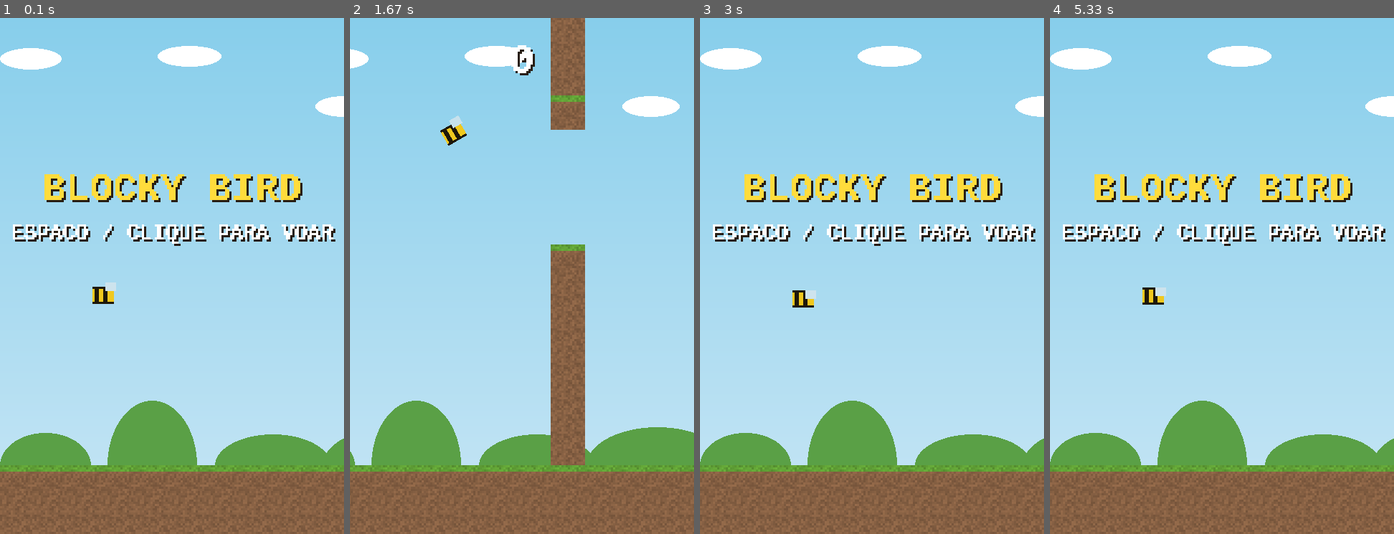
Above: before the commit, frames 1-4 (left to right).
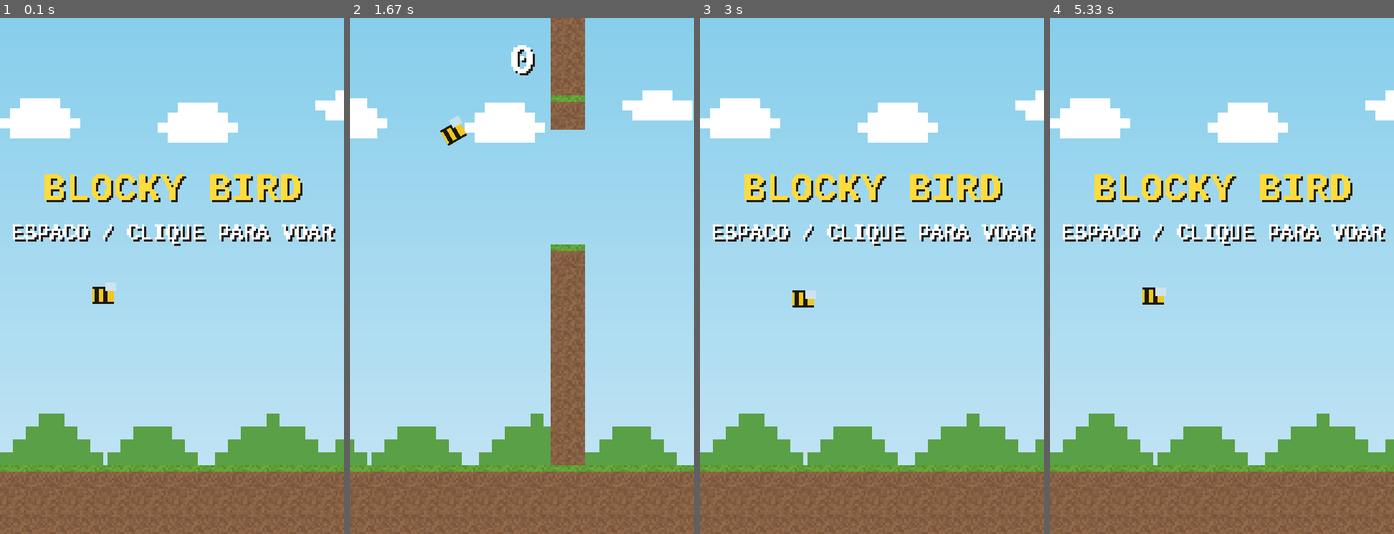
Above: after the commit, the same moments.

Repository: douglaspands/blocky-bird-game
Game: pygame game, started from main.py
Same seed, same stepped clock (60 frames per second), same inputs: the game is played once before the commit and once after it.
Inputs:
- Up to frame 1 (0.1 s): no input
- Up to frame 2 (1.67 s): hold Up 0.33-0.8 s; hold Up 0.83-1.2 s; hold Up 1.23-1.53 s; hold Up from 1.57 s (still down)
- Up to frame 3 (3 s): release Up at 1.93 s; hold Up 1.97-2.27 s; hold Up 2.3-2.67 s; hold Up from 2.7 s (still down)
- Up to frame 4 (5.33 s): release Up at 3 s; hold Up 3.03-3.4 s; hold Up 3.43-3.73 s; hold Up 3.77-4.13 s; hold Up 4.17-4.47 s; hold Up 4.5-4.87 s; hold Up 4.9-5.2 s; hold Up from 5.23 s (still down)

The runs differ from the first frame. In frame 1, 6.4% of the frame differs, in the area x 0-100%, y 5-87%; in frame 2, 5.5%; in frame 3, 6.4%; in frame 4, 6.4%.

Commit message:
Make Overworld clouds and hills blocky instead of rounded
Clouds and hills were drawn with pygame.draw.ellipse, which reads as
smooth/rounded and clashes with the game's voxel/blocky Minecraft
aesthetic used everywhere else (textures, pipes, ground).

Replace both with stacked-rectangle silhouettes (a few randomly
chosen stepped shapes per element, seeded per parallax slot like the
other decor layers) so they render as pixelated blocky puffs and
stepped terrain mounds instead of smooth curves.

Co-Authored-By: Claude Sonnet 5 <noreply@anthropic.com>

Diff:
--- a/src/decor.py
+++ b/src/decor.py
@@ -25,23 +25,50 @@
         idx += 1
 
 
+CLOUD_UNIT = 14
+CLOUD_SHAPES = [
+    # cada linha: (deslocamento em unidades, largura em unidades), de cima para baixo
+    [(2, 4), (1, 6), (0, 8), (1, 6)],
+    [(3, 3), (1, 6), (0, 9), (2, 5)],
+    [(2, 3), (0, 7), (1, 6)],
+]
+
+HILL_UNIT = 18
+HILL_SHAPES = [
+    # cada linha: (deslocamento em unidades, largura em unidades), de cima para baixo (topo -> chao)
+    [(3, 2), (2, 4), (1, 6), (0, 8)],
+    [(4, 1), (2, 5), (1, 7), (0, 9)],
+    [(2, 3), (1, 5), (0, 7)],
+]
+
+
+def _draw_block_shape(
+    surface: pygame.Surface,
+    shape: list[tuple[int, int]],
+    x: int,
+    top_y: int,
+    unit: int,
+    color: tuple[int, int, int],
+) -> None:
+    """Desenha uma forma quadriculada (pilha de retangulos), estilo voxel Minecraft."""
+    for row_i, (col_offset, width_units) in enumerate(shape):
+        y = top_y + row_i * unit
+        rect = pygame.Rect(x + col_offset * unit, y, width_units * unit, unit)
+        pygame.draw.rect(surface, color, rect)
+
+
 def _draw_clouds(surface: pygame.Surface, x: int, idx: int) -> None:
     rng = random.Random(idx * 13 + 1)
-    y = 40 + rng.randint(0, 120)
-    w = rng.randint(50, 90)
-    h = rng.randint(18, 30)
-    rect = pygame.Rect(0, 0, w, h)
-    rect.center = (x + w // 2, y)
-    pygame.draw.ellipse(surface, (255, 255, 255), rect)
+    shape = rng.choice(CLOUD_SHAPES)
+    top_y = 40 + rng.randint(0, 100)
+    _draw_block_shape(surface, shape, x, top_y, CLOUD_UNIT, (255, 255, 255))
 
 
 def _draw_hills(surface: pygame.Surface, x: int, idx: int) -> None:
     rng = random.Random(idx * 17 + 2)
-    w = rng.randint(120, 200)
-    h = rng.randint(40, 90)
-    rect = pygame.Rect(0, 0, w, h * 2)
-    rect.midbottom = (x + w // 2, GROUND_Y + h)
-    pygame.draw.ellipse(surface, (90, 160, 70), rect)
+    shape = rng.choice(HILL_SHAPES)
+    top_y = GROUND_Y - len(shape) * HILL_UNIT
+    _draw_block_shape(surface, shape, x, top_y, HILL_UNIT, (90, 160, 70))
 
 
 def _draw_stalactites(surface: pygame.Surface, x: int, idx: int) -> None:
